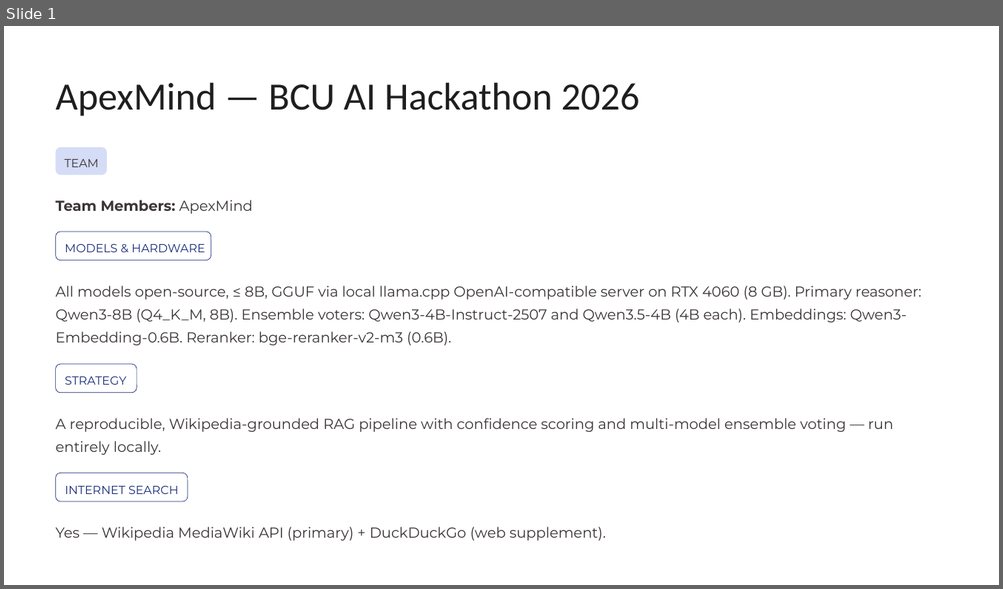
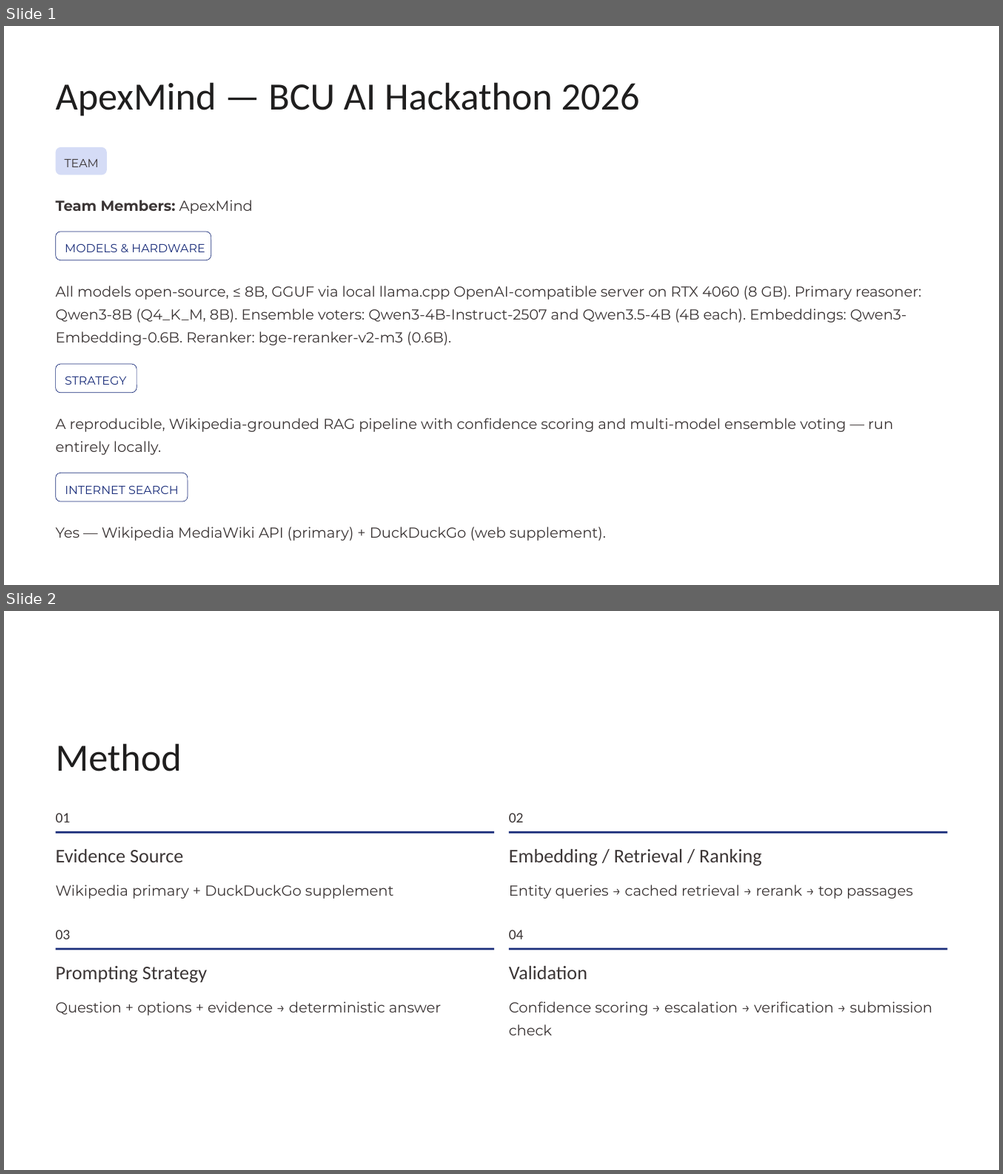
Before and after one commit to tejiri-code/BCU-AI-Hackathon-2026, a slide deck: slides/ApexMind-BCU-AI-Hackathon-2026.pptx. Shown one above the other, each under a label of ours: slide 1 before the commit, slides 1 and 2 after it. The pictures are 1003x589 and 1003x1174 pixels, drawn with LibreOffice and Linux fonts; fonts in the diff are those of the drawing. Boxes give left, top, right and bottom in pixels: in the first picture for what was removed or moved away, otherwise in the second. Text is boxed around its words. In the diff, an @@ line names an element or a change of style, - is before the commit and + after.

```diff
--- a/slides/ApexMind-BCU-AI-Hackathon-2026.pptx
+++ b/slides/ApexMind-BCU-AI-Hackathon-2026.pptx
@@ slide 2 added at (x1=4, y1=611, x2=999, y2=1170), background #FFFFFF @@
@@ text added at (x1=56, y1=743, x2=182, y2=772), 28 pt, text #1F1E1E @@
+Method
@@ text added at (x1=56, y1=813, x2=71, y2=823), 10.5 pt, text #3B3535 @@
+01
@@ rectangle added at (x1=56, y1=832, x2=495, y2=834), fill #1A2D7A @@
@@ rectangle added at (x1=508, y1=832, x2=947, y2=834), fill #1A2D7A @@
@@ text added at (x1=509, y1=813, x2=523, y2=823), 10.5 pt, text #3B3535 @@
+02
@@ text added at (x1=56, y1=849, x2=183, y2=863), 14 pt, text #3B3535 @@
+Evidence Source
@@ text added at (x1=509, y1=849, x2=761, y2=866), 14 pt, text #3B3535 @@
+Embedding / Retrieval / Ranking
@@ text added at (x1=56, y1=885, x2=394, y2=899), 10.5 pt, text #3B3535 @@
+Wikipedia primary + DuckDuckGo supplement
@@ text added at (x1=509, y1=885, x2=913, y2=899), 10.5 pt, text #3B3535 @@
+Entity queries → cached retrieval → rerank → top passages
@@ text added at (x1=56, y1=930, x2=71, y2=940), 10.5 pt, text #3B3535 @@
+03
@@ text added at (x1=509, y1=930, x2=523, y2=940), 10.5 pt, text #3B3535 @@
+04
@@ rectangle added at (x1=56, y1=948, x2=495, y2=950), fill #1A2D7A @@
@@ rectangle added at (x1=508, y1=948, x2=947, y2=950), fill #1A2D7A @@
@@ text added at (x1=56, y1=966, x2=207, y2=983), 14 pt, text #3B3535 @@
+Prompting Strategy
@@ text added at (x1=509, y1=966, x2=587, y2=980), 14 pt, text #3B3535 @@
+Validation
@@ text added at (x1=56, y1=1002, x2=441, y2=1016), 10.5 pt, text #3B3535 @@
+Question + options + evidence → deterministic answer
@@ text added at (x1=509, y1=1002, x2=932, y2=1036), 10.5 pt, text #3B3535 @@
+Confidence scoring → escalation → verification → submission check
```
Also in this commit, not shown: 1 slide changed, 1 slide removed.
